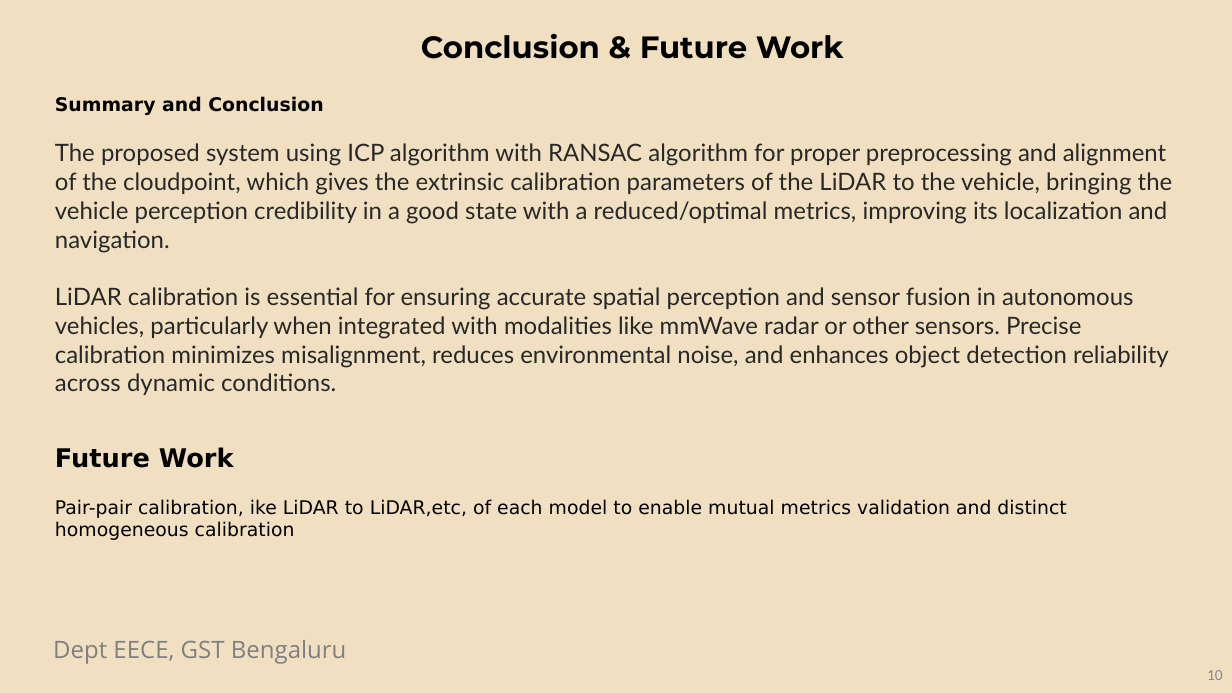
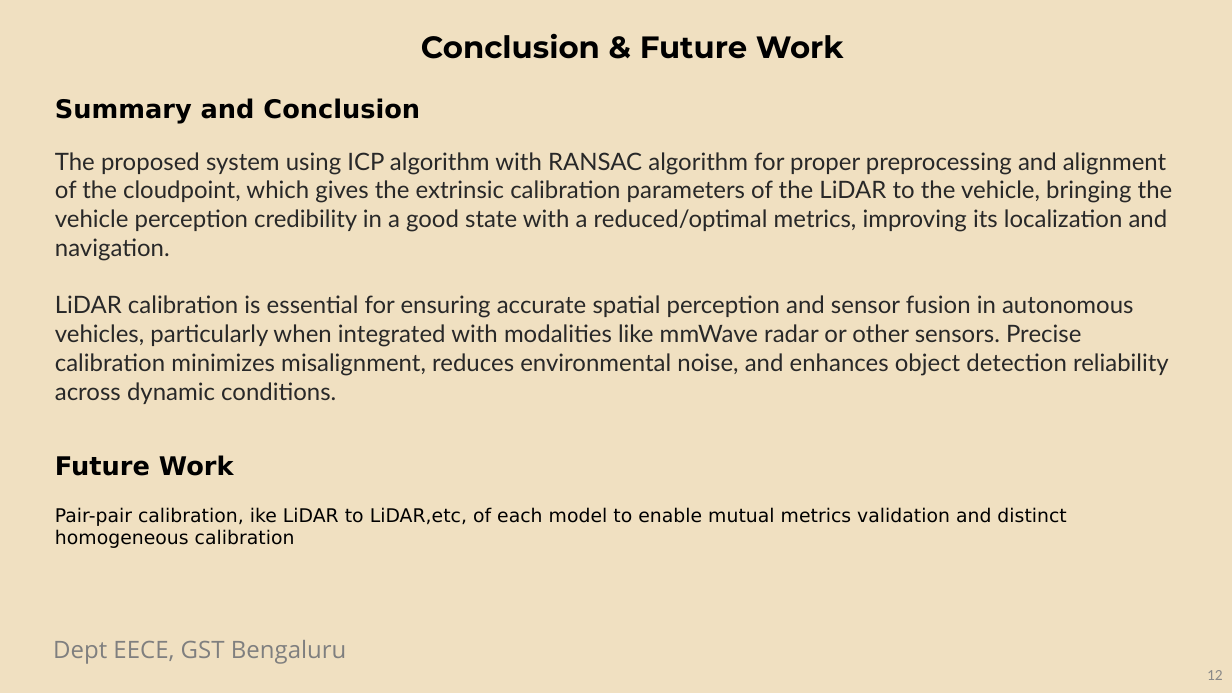
Before and after one commit to Opera5/Capstone, a slide deck: slide 12 of Preview_1.pptx (slide 10 before the commit). Drawn at 1232x693 pixels with LibreOffice and Linux fonts; fonts in the diff are those of the drawing; background and template pictures are left out. Boxes give left, top, right and bottom in pixels: in the first picture for what was removed or moved away, otherwise in the second. Text is boxed around its words. In the diff, an @@ line names an element or a change of style, - is before the commit and + after.

```diff
--- a/Preview_1.pptx
+++ b/Preview_1.pptx
@@ text at [55,98,420,123]: size 11 to 15 pt in "Summary and Conclusion" @@
@@ page number at [1207,670,1223,680]: text changed @@
-10
+12
```
Also in this commit, not shown: 5 other slides changed, 4 slides added, 2 slides removed, 2 other files.
